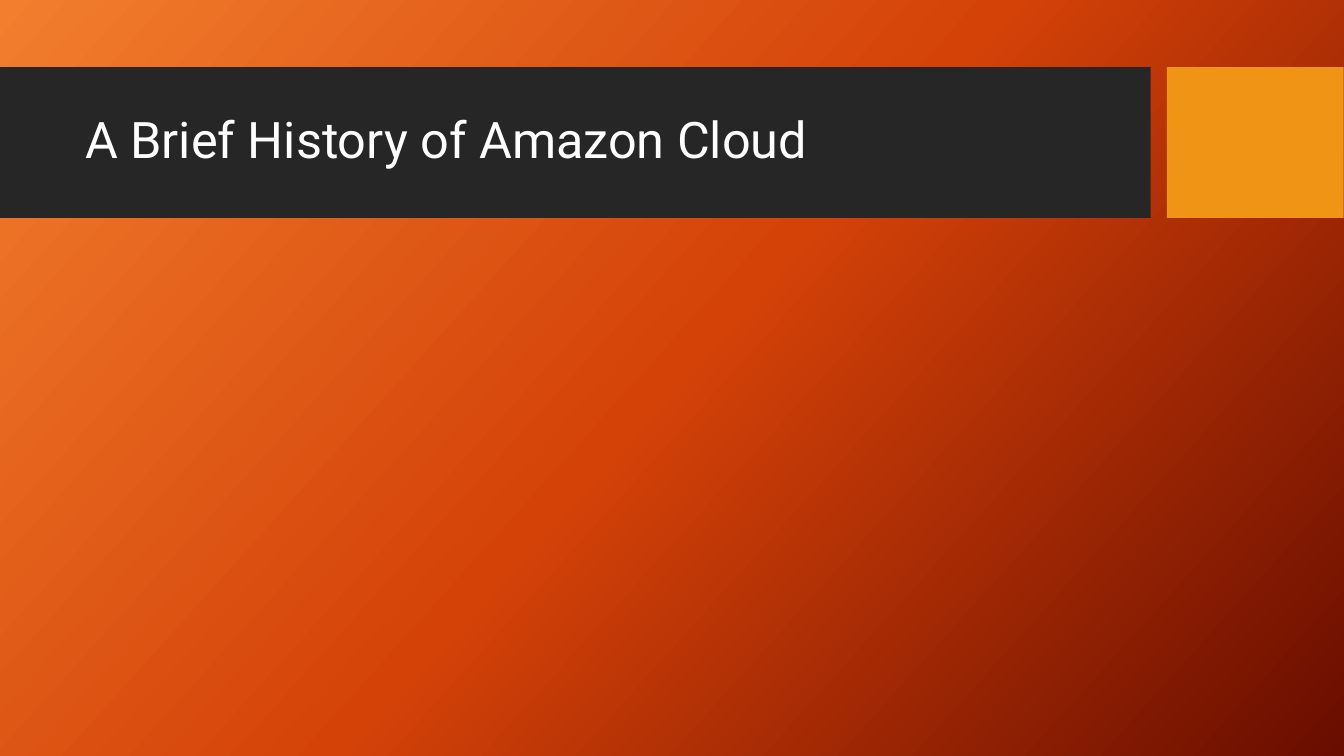
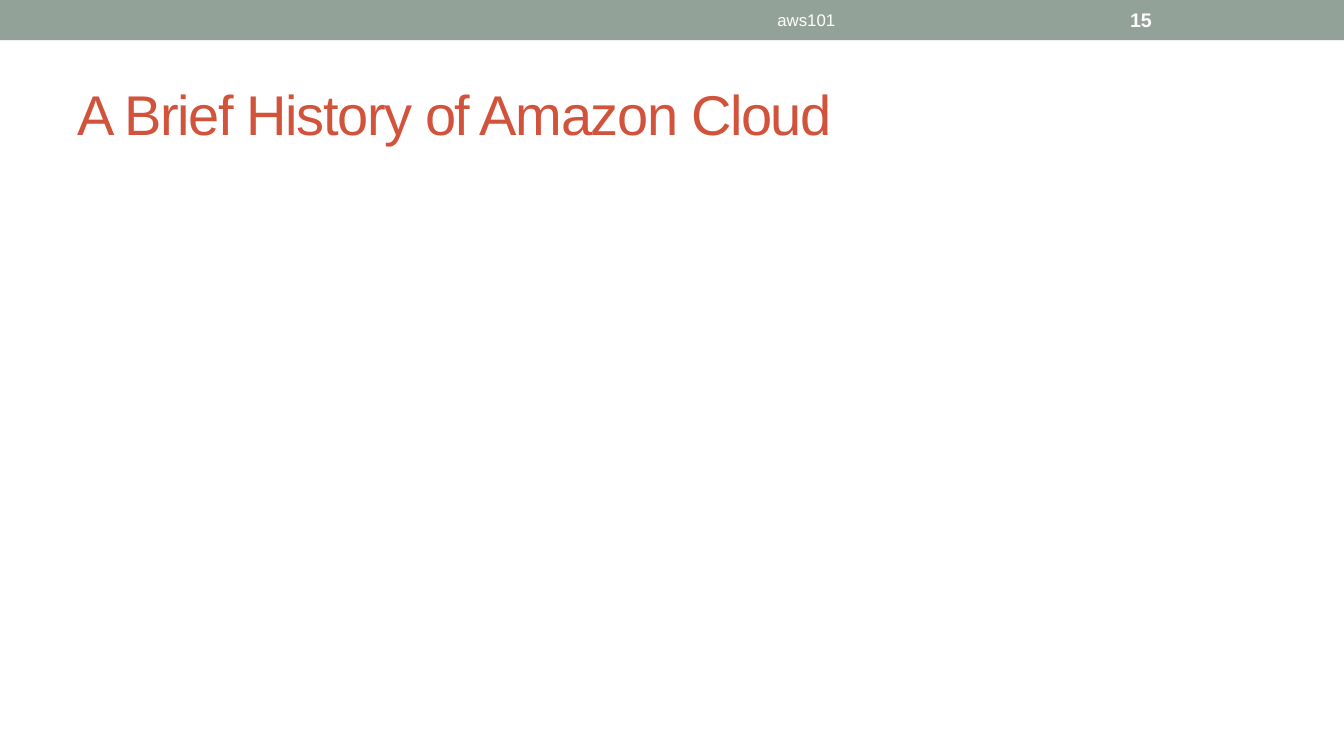
Before and after one commit to ignis01/aws101, a slide deck: slide 15 of aws101.pptx (slide 6 before the commit). Drawn at 1344x756 pixels with LibreOffice and Linux fonts; fonts in the diff are those of the drawing; background and template pictures are left out. Boxes give left, top, right and bottom in pixels: in the first picture for what was removed or moved away, otherwise in the second. Text is boxed around its words. In the diff, an @@ line names an element or a change of style, - is before the commit and + after.

```diff
--- a/aws101.pptx
+++ b/aws101.pptx
@@ background picture (left out) to #FFFFFF @@
@@ rectangle added at [0,0,1344,40], fill #93A299 @@
@@ text added at [777,14,835,26], 12 pt, text #FFFFFF @@
+aws101
@@ page number added at [1130,13,1152,27], 14 pt, text #FFFFFF, bold @@
+15
@@ title "A Brief History of Amazon ...": place and size @@
-title "A Brief History of Amazon ..." at [85,119,807,169]
+title "A Brief History of Amazon ..." at [77,94,832,145]
@@ title "A Brief History of Amazon ..." at [77,94,832,145]: size 36 to 40 pt, font Roboto to Arial, text colour #FFFFFF to #D2533C, letter spacing 0 to -1 pt; line spacing 0.9 to 1 @@
@@ rectangle removed at [0,68,1150,219] @@
@@ rectangle removed at [1168,68,1344,219] @@
```
Also in this commit, not shown: 6 other slides changed, 10 slides added, 1 slide removed.
